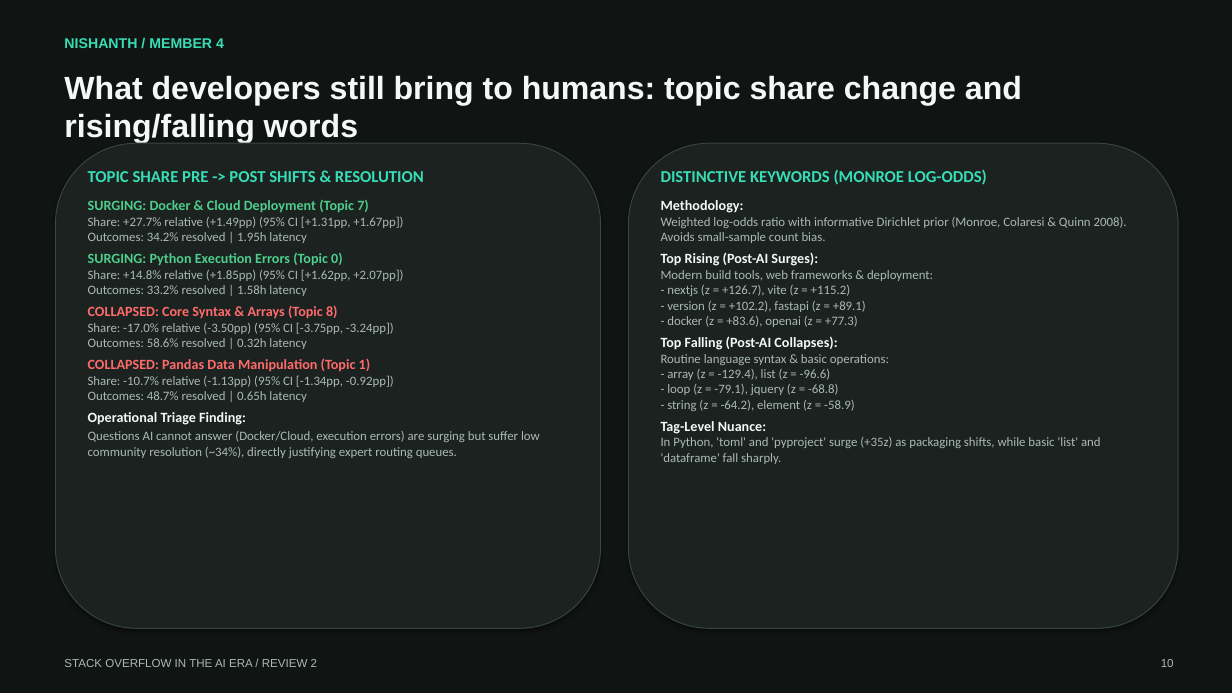
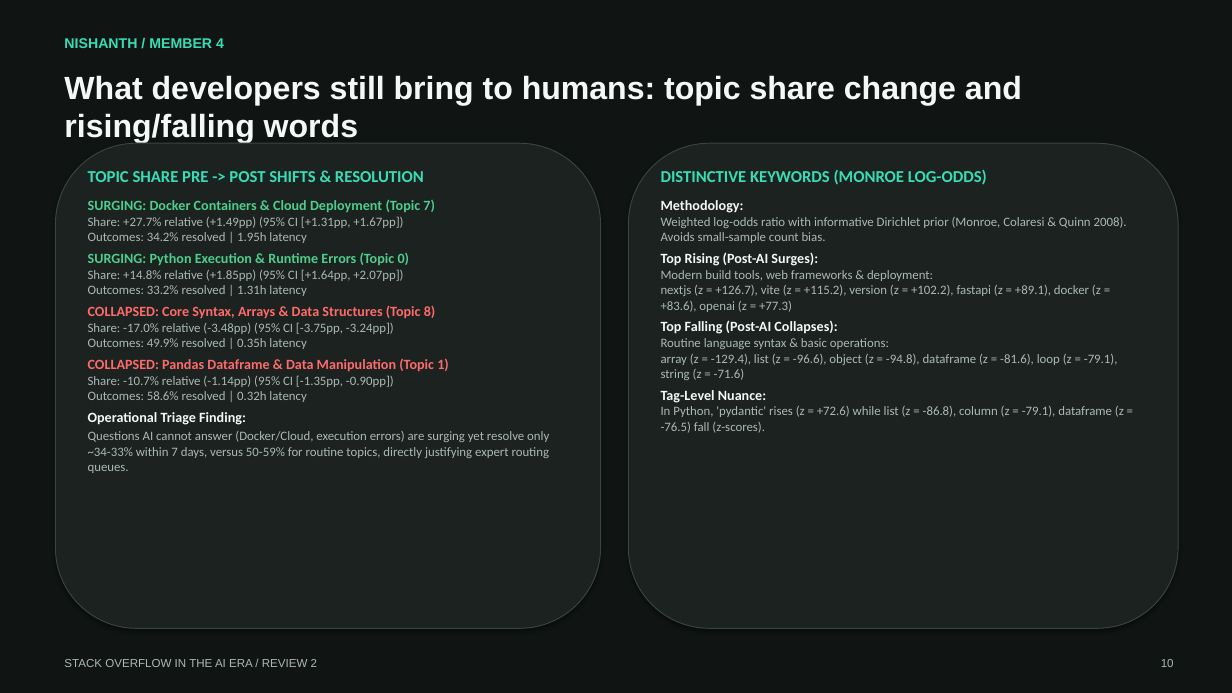
Before and after one commit to Abhinav-Gopalakrishnan/stackoverflow-ai-era, a slide deck: slide 2 of reports/review2/member4_review2_slides.pptx. Drawn at 1232x693 pixels with LibreOffice and Linux fonts; fonts in the diff are those of the drawing. Boxes give left, top, right and bottom in pixels: in the first picture for what was removed or moved away, otherwise in the second. Text is boxed around its words. In the diff, an @@ line names an element or a change of style, - is before the commit and + after.

```diff
--- a/reports/review2/member4_review2_slides.pptx
+++ b/reports/review2/member4_review2_slides.pptx
@@ text at (x1=88, y1=199, x2=435, y2=212): text changed @@
-SURGING: Docker & Cloud Deployment (Topic 7)
+SURGING: Docker Containers & Cloud Deployment (Topic 7)
@@ text at (x1=88, y1=269, x2=449, y2=402): text changed @@
-SURGING: Python Execution Errors (Topic 0)
-Share: +14.8% relative (+1.85pp) (95% CI [+1.62pp, +2.07pp])
-Outcomes: 33.2% resolved | 1.58h latency
-COLLAPSED: Core Syntax & Arrays (Topic 8)
-Share: -17.0% relative (-3.50pp) (95% CI [-3.75pp, -3.24pp])
-Outcomes: 58.6% resolved | 0.32h latency
-COLLAPSED: Pandas Data Manipulation (Topic 1)
-Share: -10.7% relative (-1.13pp) (95% CI [-1.34pp, -0.92pp])
-Outcomes: 48.7% resolved | 0.65h latency
+SURGING: Python Execution & Runtime Errors (Topic 0)
+Share: +14.8% relative (+1.85pp) (95% CI [+1.64pp, +2.07pp])
+Outcomes: 33.2% resolved | 1.31h latency
+COLLAPSED: Core Syntax, Arrays & Data Structures (Topic 8)
+Share: -17.0% relative (-3.48pp) (95% CI [-3.75pp, -3.24pp])
+Outcomes: 49.9% resolved | 0.35h latency
+COLLAPSED: Pandas Dataframe & Data Manipulation (Topic 1)
+Share: -10.7% relative (-1.14pp) (95% CI [-1.35pp, -0.90pp])
+Outcomes: 58.6% resolved | 0.32h latency
@@ text at (x1=661, y1=270, x2=1101, y2=312): text changed @@
-Modern build tools, web frameworks & deployment:
-- nextjs (z = +126.7), vite (z = +115.2)
-- version (z = +102.2), fastapi (z = +89.1)
-- docker (z = +83.6), openai (z = +77.3)
+Modern build tools, web frameworks & deployment:
+nextjs (z = +126.7), vite (z = +115.2), version (z = +102.2), fastapi (z = +89.1), docker (z = +83.6), openai (z = +77.3)
@@ text at (x1=661, y1=338, x2=1118, y2=380): text changed @@
-Routine language syntax & basic operations:
-- array (z = -129.4), list (z = -96.6)
-- loop (z = -79.1), jquery (z = -68.8)
-- string (z = -64.2), element (z = -58.9)
+Routine language syntax & basic operations:
+array (z = -129.4), list (z = -96.6), object (z = -94.8), dataframe (z = -81.6), loop (z = -79.1), string (z = -71.6)
@@ text at (x1=661, y1=406, x2=1124, y2=433): text changed @@
-In Python, 'toml' and 'pyproject' surge (+35z) as packaging shifts, while basic 'list' and 'dataframe' fall sharply.
+In Python, 'pydantic' rises (z = +72.6) while list (z = -86.8), column (z = -79.1), dataframe (z = -76.5) fall (z-scores).
@@ text at (x1=88, y1=431, x2=550, y2=473): text changed @@
-Questions AI cannot answer (Docker/Cloud, execution errors) are surging but suffer low community resolution (~34%), directly justifying expert routing queues.
+Questions AI cannot answer (Docker/Cloud, execution errors) are surging yet resolve only ~34-33% within 7 days, versus 50-59% for routine topics, directly justifying expert routing queues.
```
Also in this commit, not shown: 1 other slide changed, 3 other files.
